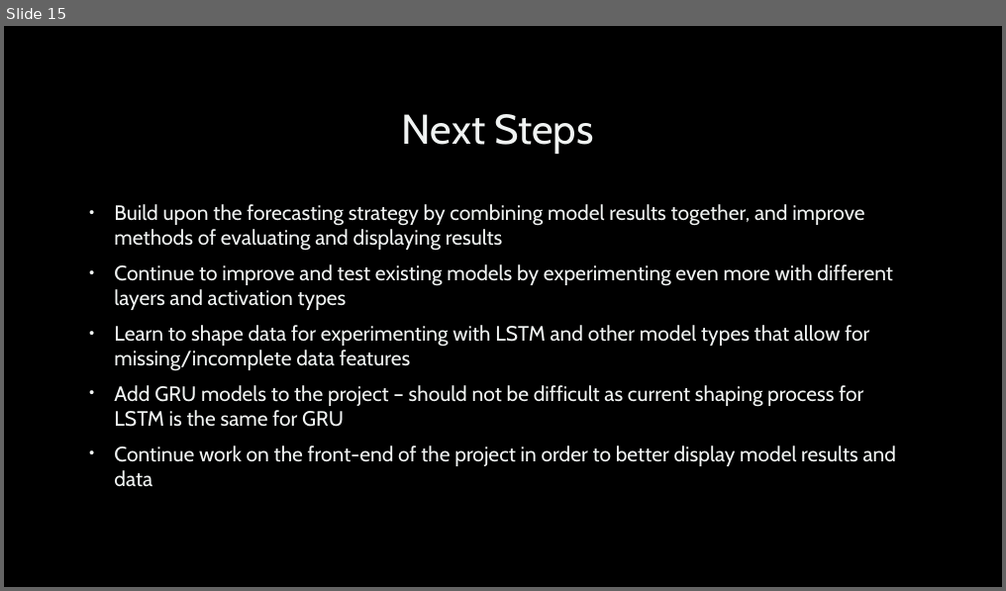
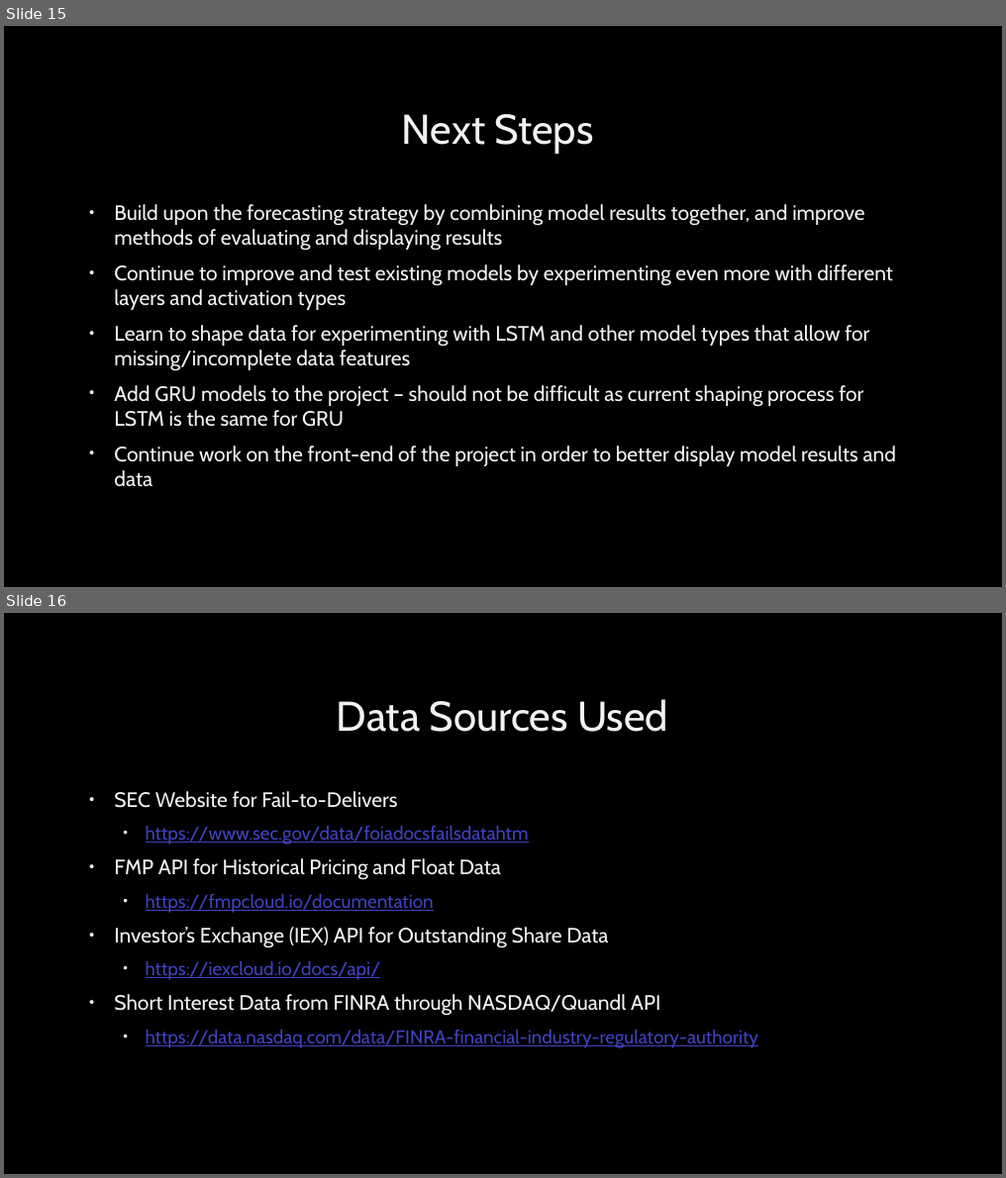
Before and after one commit to imjusthere92/FTD_Project, a slide deck: DemoDay_FTD_Presentation.pptx. Shown one above the other, each under a label of ours: slide 15 before the commit, slides 15 and 16 after it. The pictures are 1006x591 and 1006x1178 pixels, drawn with LibreOffice and Linux fonts; fonts in the diff are those of the drawing; background and template pictures are left out. Boxes give left, top, right and bottom in pixels: in the first picture for what was removed or moved away, otherwise in the second. Text is boxed around its words. In the diff, an @@ line names an element or a change of style, - is before the commit and + after.

```diff
--- a/DemoDay_FTD_Presentation.pptx
+++ b/DemoDay_FTD_Presentation.pptx
@@ slide 16 added at bbox=[4, 613, 1002, 1174], background picture (left out) @@
@@ title added at bbox=[337, 699, 668, 732], 40 pt, text #F0F3F2 @@
+Data Sources Used
@@ text added at bbox=[114, 791, 758, 1049], 18 pt, text #3F43BF, underline @@
+• SEC Website for Fail-to-Delivers
+  • https://www.sec.gov/data/foiadocsfailsdatahtm
+• FMP API for Historical Pricing and Float Data
+  • https://fmpcloud.io/documentation
+• Investor’s Exchange (IEX) API for Outstanding Share Data
+  • https://iexcloud.io/docs/api/
+• Short Interest Data from FINRA through NASDAQ/Quandl API
+  • https://data.nasdaq.com/data/FINRA-financial-industry-regulatory-authority
```
Also in this commit, not shown: 3 slides changed.
